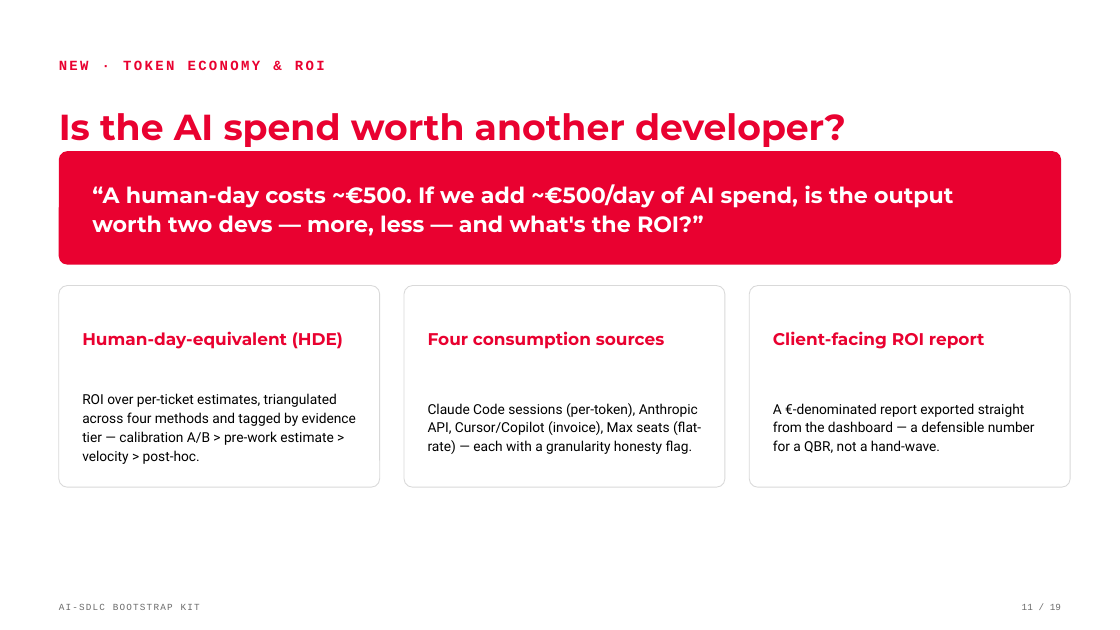
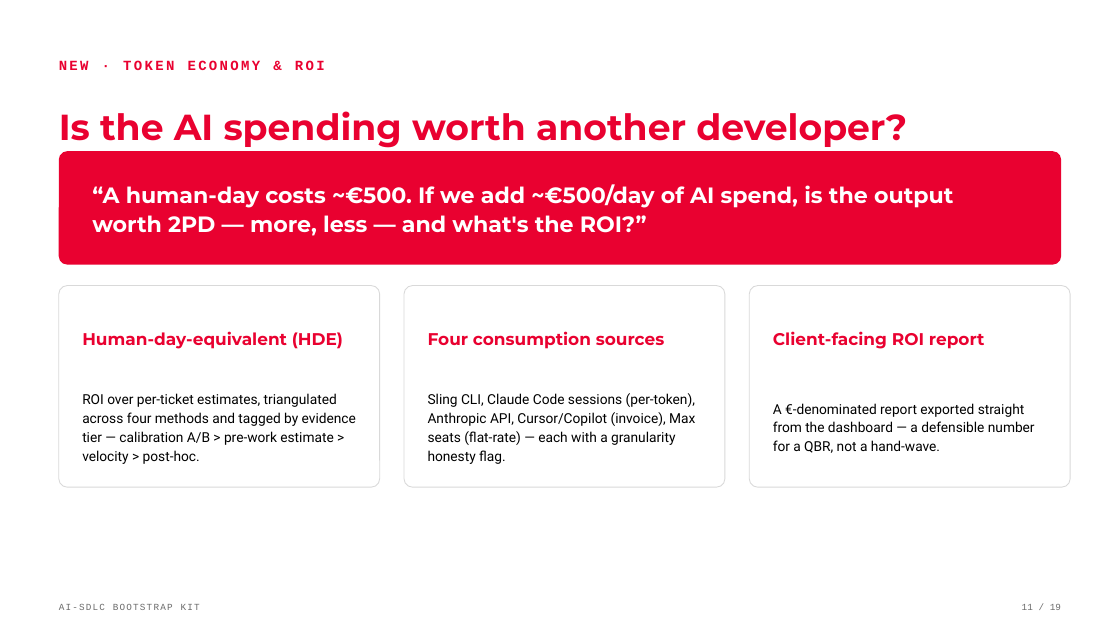
Before and after one commit to georgiandinca/ai-sdlc-bootstrap-kit, a slide deck: slide 11 of docs/presentation/ai-sdlc-bootstrap.pptx. Drawn at 1120x630 pixels with LibreOffice and Linux fonts; fonts in the diff are those of the drawing. Boxes give left, top, right and bottom in pixels: in the first picture for what was removed or moved away, otherwise in the second. Text is boxed around its words. In the diff, an @@ line names an element or a change of style, - is before the commit and + after.

Commit message:
Update kit presentation

```diff
--- a/docs/presentation/ai-sdlc-bootstrap.pptx
+++ b/docs/presentation/ai-sdlc-bootstrap.pptx
@@ text at (59,111,907,148): text changed @@
-Is the AI spend worth another developer?
+Is the AI spending worth another developer?
@@ text at (92,184,953,236): text changed @@
-“A human-day costs ~€500. If we add ~€500/day of AI spend, is the output worth two devs — more, less — and what's the ROI?”
+“A human-day costs ~€500. If we add ~€500/day of AI spend, is the output worth 2PD — more, less — and what's the ROI?”
@@ text at (428,393,695,464): text changed @@
-Claude Code sessions (per-token), Anthropic API, Cursor/Copilot (invoice), Max seats (flat-rate) — each with a granularity honesty flag.
+Sling CLI, Claude Code sessions (per-token), Anthropic API, Cursor/Copilot (invoice), Max seats (flat-rate) — each with a granularity honesty flag.
```
Also in this commit, not shown: 3 other slides changed.
